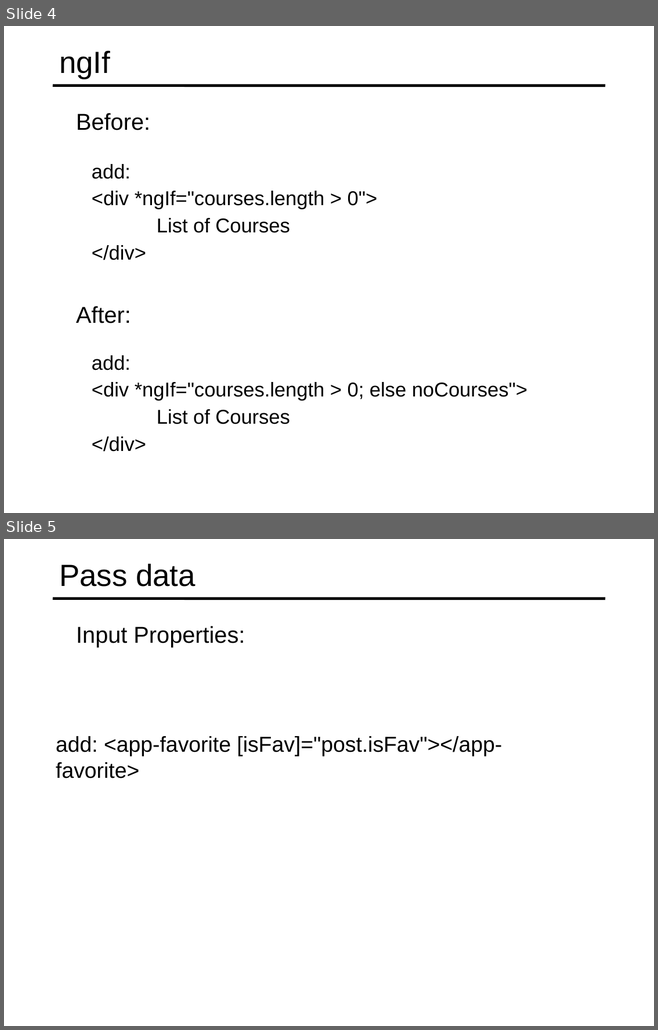
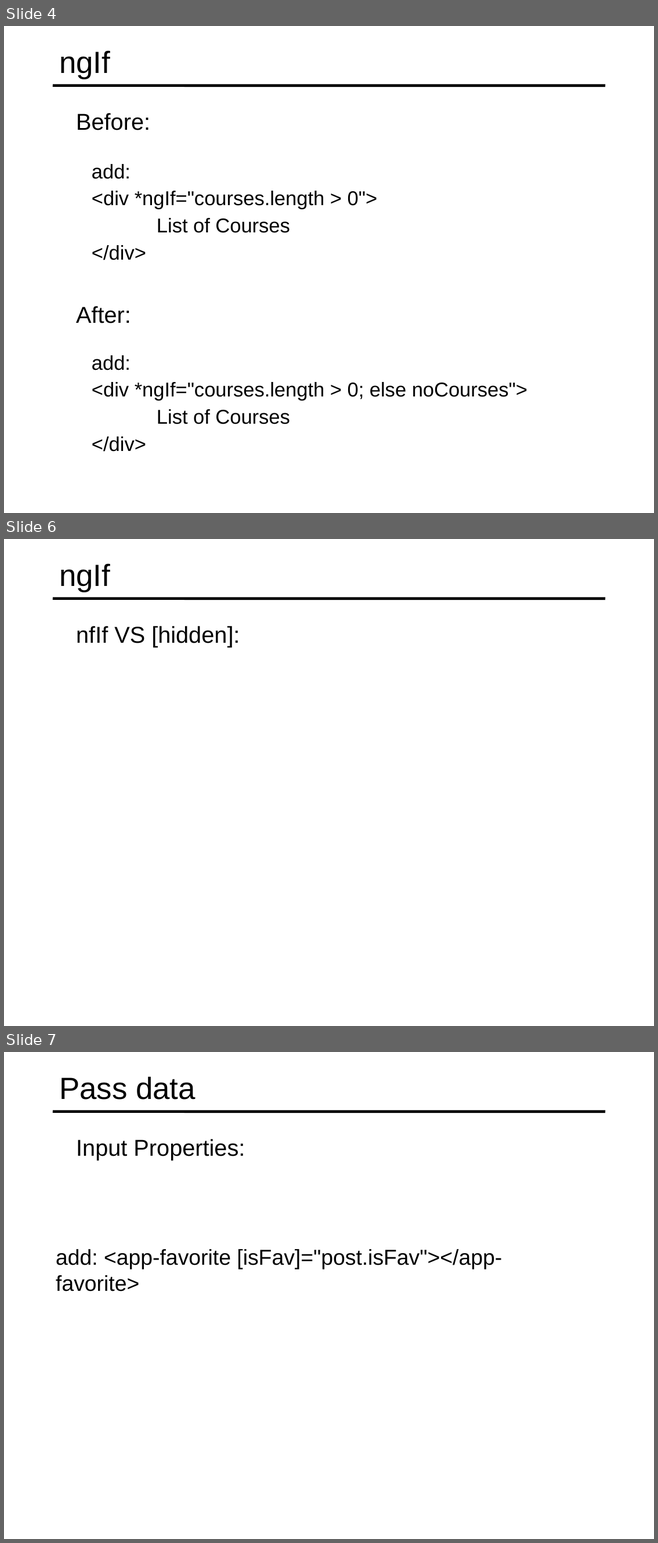
Before and after one commit to specter01wj/Jago_Link_Training, a slide deck: Angular/Angular7/Angular Advanced Course/Essentials/4.Directives/L4_Directives.ppt. Shown one above the other, each under a label of ours: slides 4 and 5 before the commit, slides 4, 6 and 7 after it; the slides between them are not shown. The pictures are 658x1030 and 658x1543 pixels, drawn with LibreOffice and Linux fonts; fonts in the diff are those of the drawing. Boxes give left, top, right and bottom in pixels: in the first picture for what was removed or moved away, otherwise in the second. Text is boxed around its words. In the diff, an @@ line names an element or a change of style, - is before the commit and + after.

```diff
--- a/Angular/Angular7/Angular Advanced Course/Essentials/4.Directives/L4_Directives.ppt
+++ b/Angular/Angular7/Angular Advanced Course/Essentials/4.Directives/L4_Directives.ppt
@@ slide 6 added at [4, 539, 654, 1026], background #FFFFFF; not listed: 1 template element that a slide beside it also shows @@
@@ title added at [59, 563, 110, 592], 34 pt, text #000000 @@
+ngIf
@@ text added at [76, 626, 239, 647], 25.5 pt, text #000000 @@
+  nfIf VS [hidden]:
@@ what was slide 5 is now slide 7 @@
```
Also in this commit, not shown: 1 other slide added.
